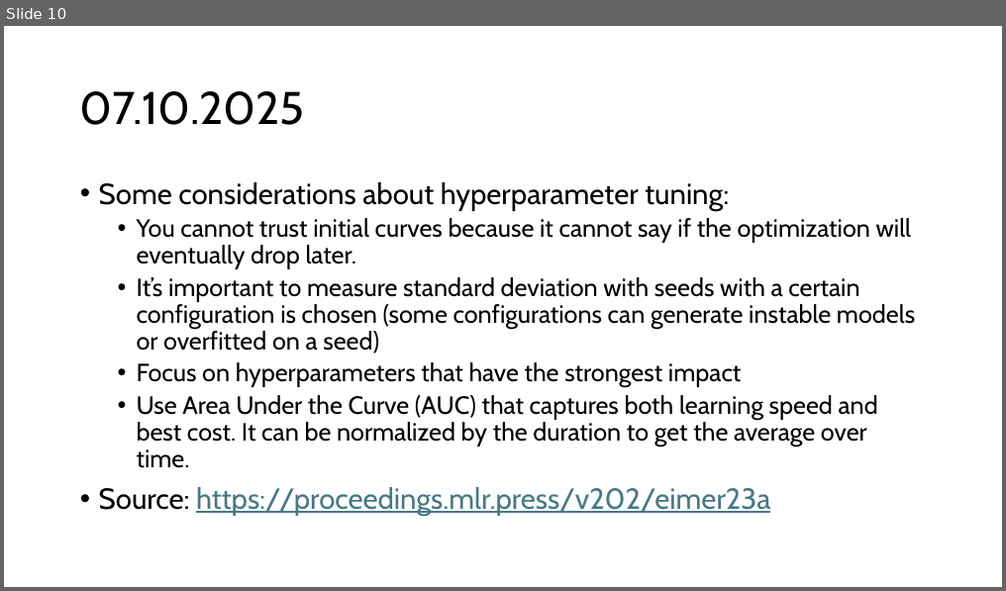
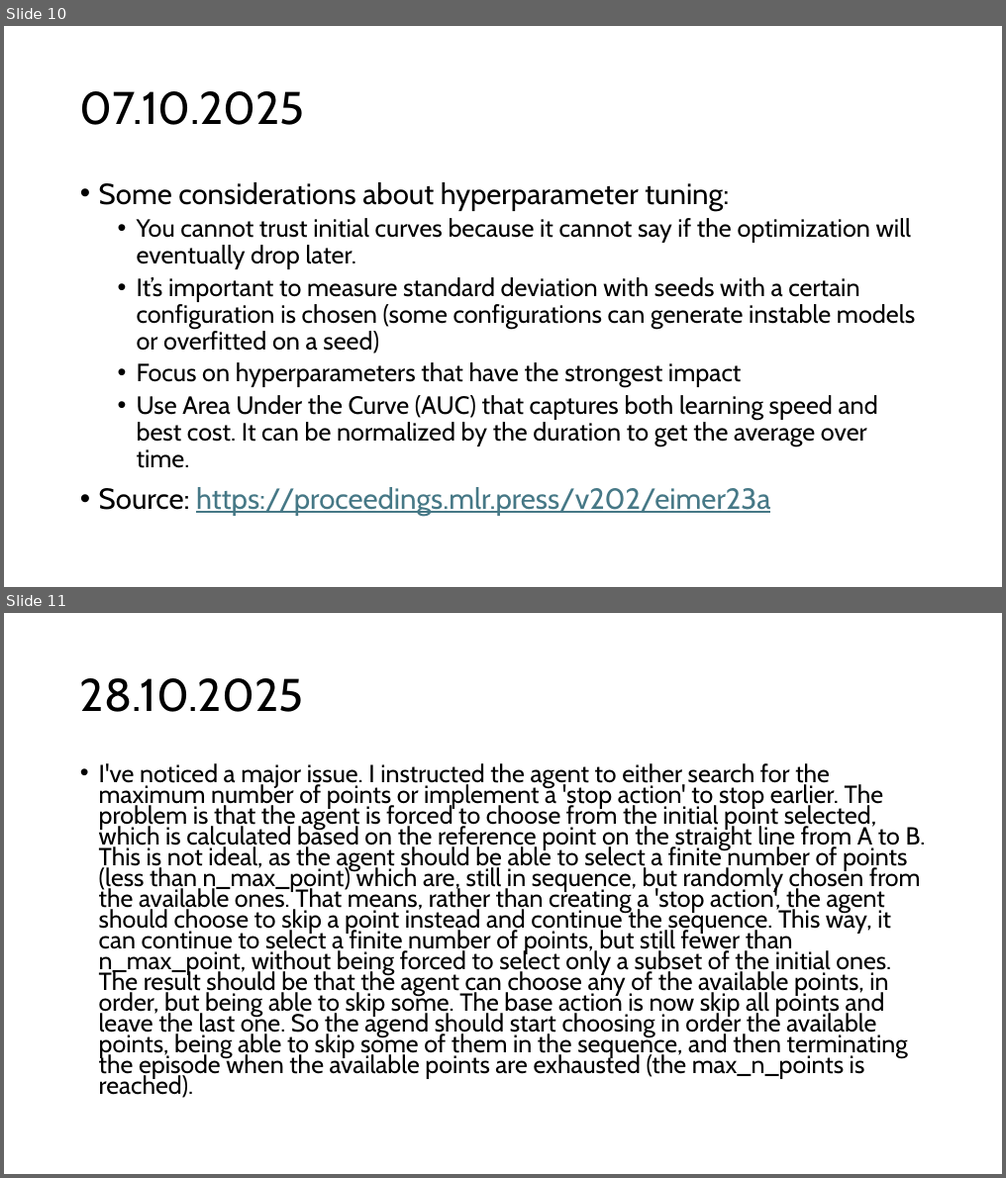
Before and after one commit to andrea-vaiuso/Advanced-Drone-Trajectory-Optimization, a slide deck: Journal/Journal.pptx. Shown one above the other, each under a label of ours: slide 10 before the commit, slides 10 and 11 after it. The pictures are 1006x591 and 1006x1178 pixels, drawn with LibreOffice and Linux fonts; fonts in the diff are those of the drawing. Boxes give left, top, right and bottom in pixels: in the first picture for what was removed or moved away, otherwise in the second. Text is boxed around its words. In the diff, an @@ line names an element or a change of style, - is before the commit and + after.

```diff
--- a/Journal/Journal.pptx
+++ b/Journal/Journal.pptx
@@ slide 11 added at (4,613,1002,1174), background #FFFFFF @@
@@ title added at (80,678,304,712), 44 pt, text #000000 @@
+28.10.2025
@@ text added at (99,763,926,1098), 23.8 pt, text #000000 @@
+• I've noticed a major issue. I instructed the agent to either search for the maximum number of points or implement a 'stop action' to stop earlier. The problem is that the agent is forced to choose from the initial point selected, which is calculated based on the reference point on the straight line from A to B. This is not ideal, as the agent should be able to select a finite number of points (less than n_max_point) which are, still in sequence, but randomly chosen from the available ones. That means, rather than creating a 'stop action', the agent should choose to skip a point instead and continue the sequence. This way, it can continue to select a finite number of points, but still fewer than n_max_point, without being forced to select only a subset of the initial ones. The result should be that the agent can choose any of the available points, in order, but being able to skip some. The base action is now skip all points and leave the last one. So the agend should start choosing in order the available points, being able to skip some of them in the sequence, and then terminating the episode when the available points are exhausted (the max_n_points is reached).
```
Also in this commit, not shown: 5 other slides added, 7 other files.
